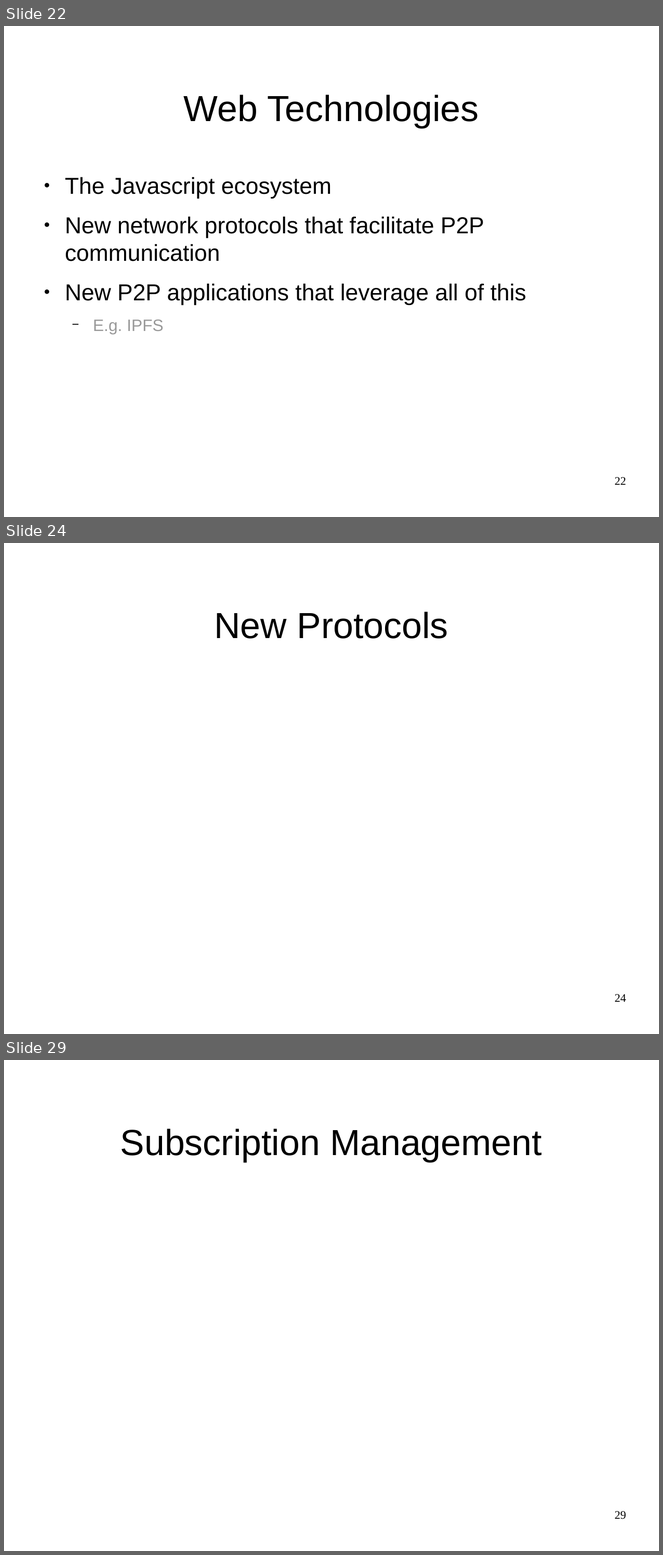
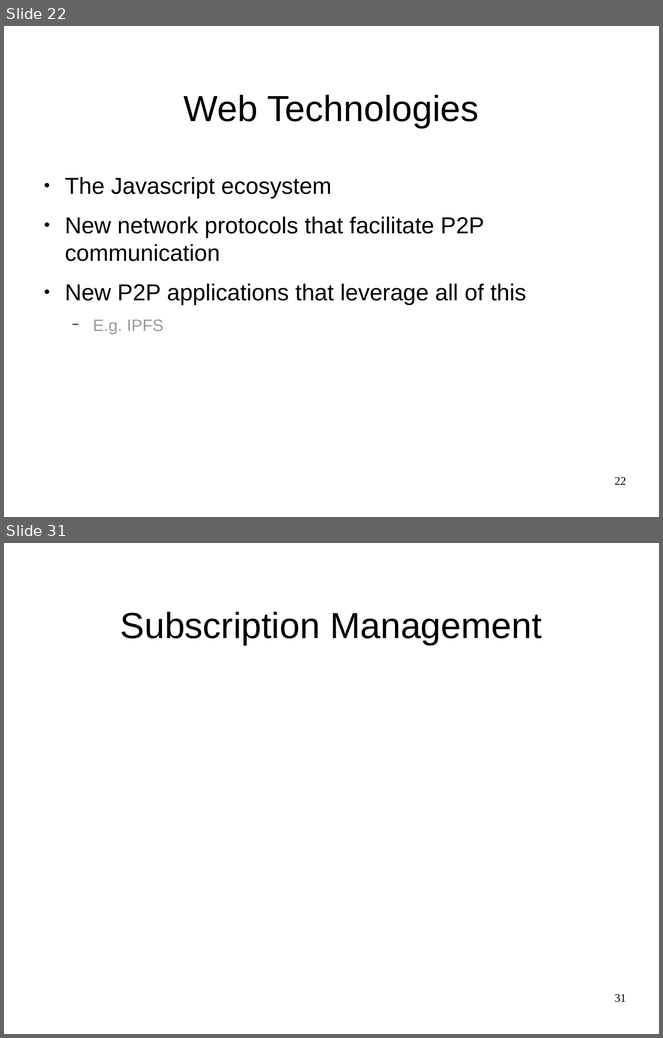
Before and after one commit to JGAntunes/pulsarcast, a slide deck: project-report/presentation.odp. Shown one above the other, each under a label of ours: slides 22, 24 and 29 before the commit, slides 22 and 31 after it; the slides between them are not shown. The pictures are 663x1555 and 663x1038 pixels, drawn with LibreOffice and Linux fonts; fonts in the diff are those of the drawing; background and template pictures are left out. Boxes give left, top, right and bottom in pixels: in the first picture for what was removed or moved away, otherwise in the second. Text is boxed around its words. In the diff, an @@ line names an element or a change of style, - is before the commit and + after.

```diff
--- a/project-report/presentation.odp
+++ b/project-report/presentation.odp
@@ slide 24 removed at (4,543,659,1034), background #FFFFFF @@
@@ title removed at (215,612,449,639) @@
-New Protocols
@@ page number removed at (615,994,626,1002) @@
-24
@@ what was slide 29 is now slide 31 @@
@@ page number at (615,994,626,1003): text changed @@
-29
+31
```
Also in this commit, not shown: 6 slides changed, 9 slides added, 4 other slides removed, 1 other file.
